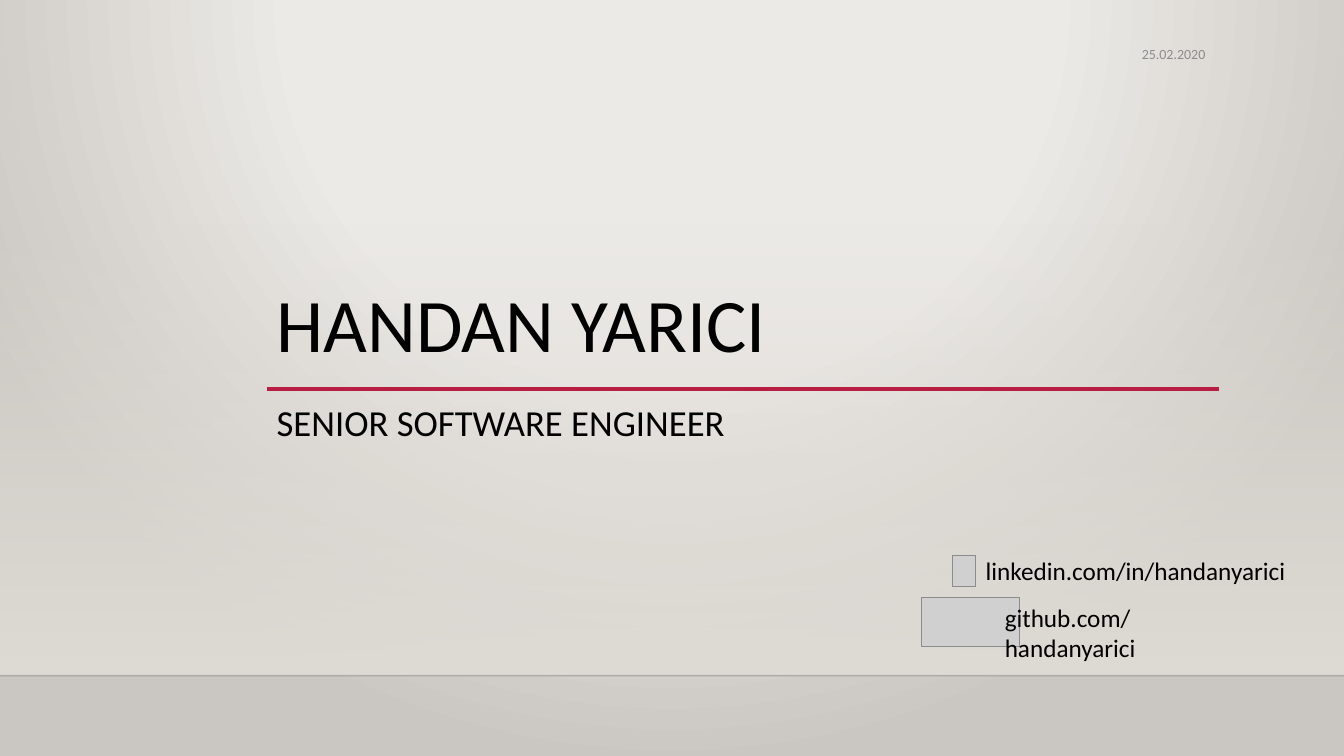
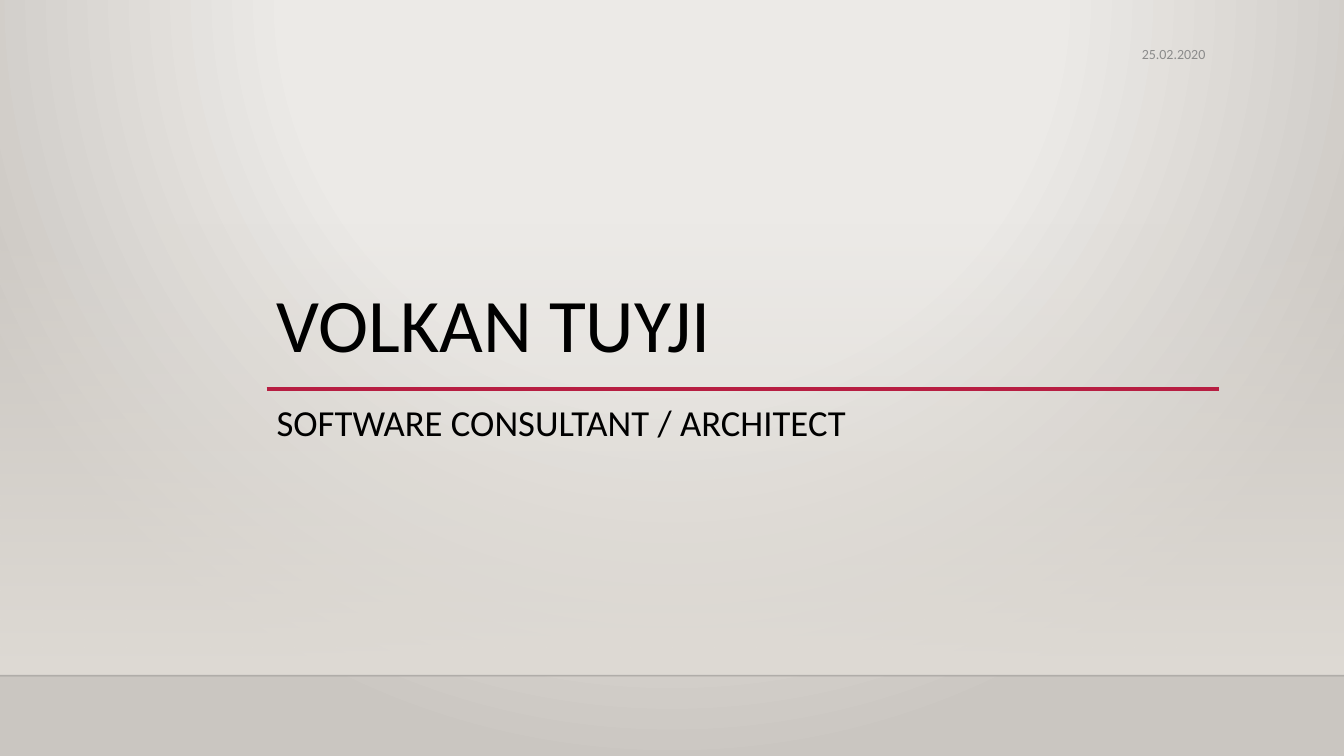
Before and after one commit to Tuyji/Medipol_OOP_2021, a slide deck: slide 1 of w3/w3_OOP_2021.pptx. Drawn at 1344x756 pixels with LibreOffice and Linux fonts; fonts in the diff are those of the drawing; grey boxes stand for pictures; background and template pictures are left out. Boxes give left, top, right and bottom in pixels: in the first picture for what was removed or moved away, otherwise in the second. Text is boxed around its words. In the diff, an @@ line names an element or a change of style, - is before the commit and + after.

```diff
--- a/w3/w3_OOP_2021.pptx
+++ b/w3/w3_OOP_2021.pptx
@@ title at (x1=277, y1=303, x2=710, y2=353): text changed @@
-HANDAN YARICI
+VOLKAN TUYJI
@@ subtitle at (x1=277, y1=412, x2=846, y2=437): text changed @@
-SENIOR SOFTWARE ENGINEER
+SOFTWARE CONSULTANT / ARCHITECT
@@ picture removed at (x1=953, y1=557, x2=976, y2=587) @@
@@ text removed at (x1=986, y1=562, x2=1285, y2=584) @@
-linkedin.com/in/handanyarici
@@ picture removed at (x1=922, y1=598, x2=1019, y2=647) @@
@@ text removed at (x1=1005, y1=607, x2=1136, y2=661) @@
-github.com/handanyarici
```
Also in this commit, not shown: 4 other slides changed, 11 other files.
